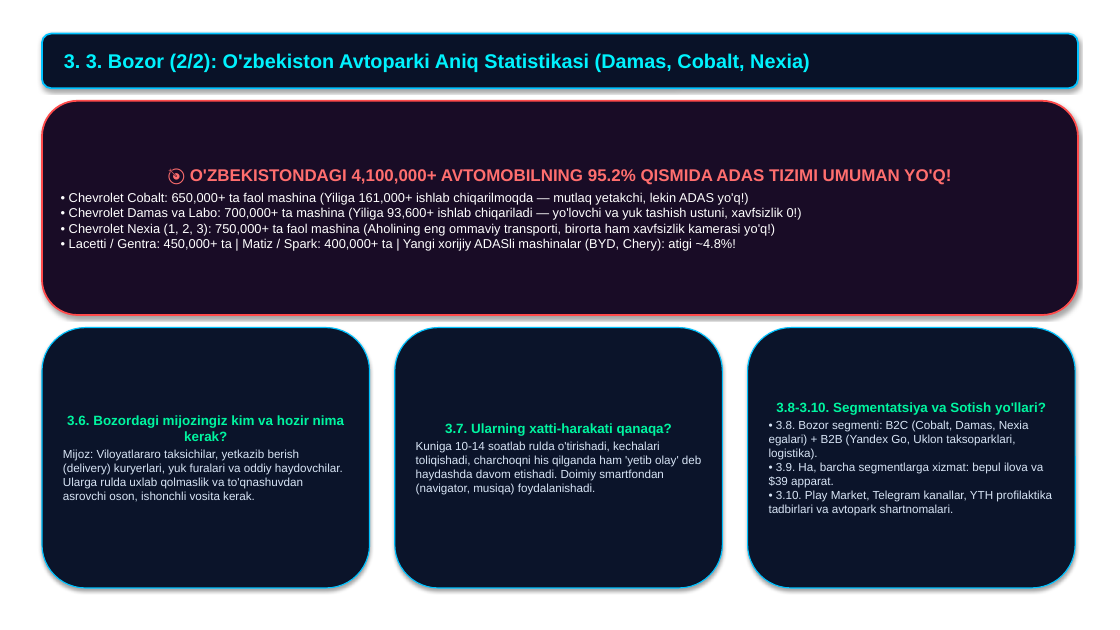
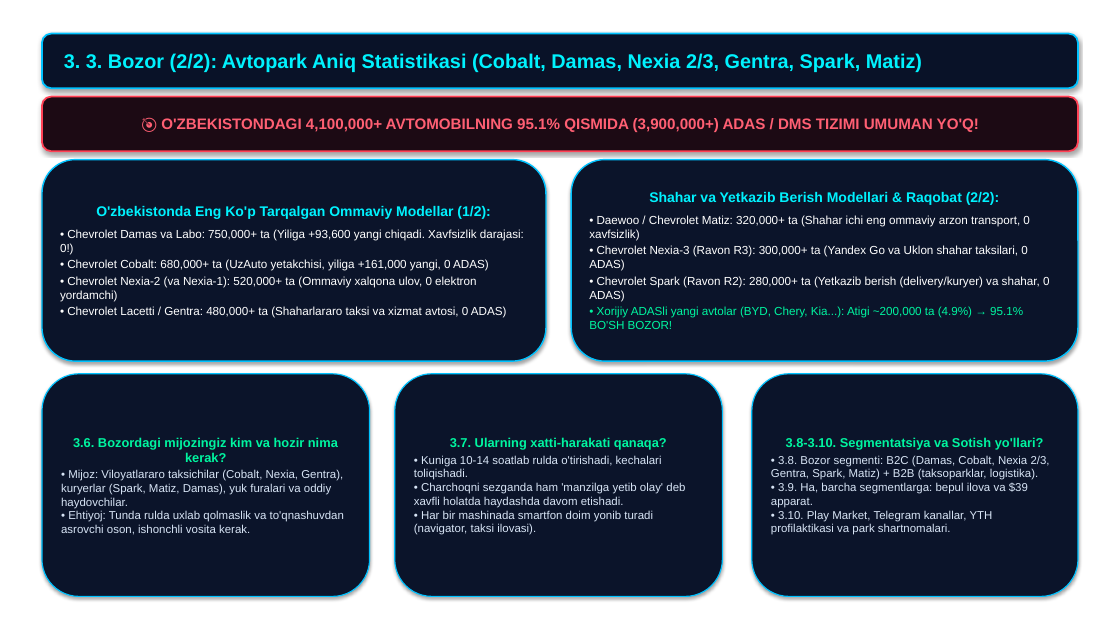
Before and after one commit to abdukamolismoilov5-dotcom/hamroh-ai, a slide deck: slide 6 of docs/presentations/1_HamrohAI_Canva_Shablon_Taqdimot_7000$.pptx. Drawn at 1120x630 pixels with LibreOffice and Linux fonts; fonts in the diff are those of the drawing; background and template pictures are left out. Boxes give left, top, right and bottom in pixels: in the first picture for what was removed or moved away, otherwise in the second. Text is boxed around its words. In the diff, an @@ line names an element or a change of style, - is before the commit and + after.

Commit message:
docs: separate vehicle models (Spark, Matiz, Nexia 2/3, Cobalt, Damas) in slides and 3-min pitch speech

```diff
--- a/docs/presentations/1_HamrohAI_Canva_Shablon_Taqdimot_7000$.pptx
+++ b/docs/presentations/1_HamrohAI_Canva_Shablon_Taqdimot_7000$.pptx
@@ text in rounded rectangle at (64, 53, 922, 72): text changed @@
-3. 3. Bozor (2/2): O'zbekiston Avtoparki Aniq Statistikasi (Damas, Cobalt, Nexia)
+3. 3. Bozor (2/2): Avtopark Aniq Statistikasi (Cobalt, Damas, Nexia 2/3, Gentra, Spark, Matiz)
@@ rounded rectangle "🎯 O'ZBEKISTONDAGI 4,100,000+ AVTOMOBILNING 95.1% ...": place and size @@
-rounded rectangle "🎯 O'ZBEKISTONDAGI 4,100,000+ AVTOMOBILNING 95.1% ..." at (42, 101, 1078, 315)
+rounded rectangle "🎯 O'ZBEKISTONDAGI 4,100,000+ AVTOMOBILNING 95.1% ..." at (42, 97, 1078, 151)
@@ rounded rectangle "🎯 O'ZBEKISTONDAGI 4,100,000+ AVTOMOBILNING 95.1% ..." at (42, 97, 1078, 151): fill #190C26 to #1C0A14; outline #FF4B4B 1.5 pt to #FF4155 1.5 pt @@
@@ text in rounded rectangle at (161, 118, 979, 132): text changed; size 11 to 13 pt; text colour #FFFFFF to #FF5F73; bold on @@
-🎯 O'ZBEKISTONDAGI 4,100,000+ AVTOMOBILNING 95.2% QISMIDA ADAS TIZIMI UMUMAN YO'Q!
-• Chevrolet Cobalt: 650,000+ ta faol mashina (Yiliga 161,000+ ishlab chiqarilmoqda — mutlaq yetakchi, lekin ADAS yo'q!)
-• Chevrolet Damas va Labo: 700,000+ ta mashina (Yiliga 93,600+ ishlab chiqariladi — yo'lovchi va yuk tashish ustuni, xavfsizlik 0!)
-• Chevrolet Nexia (1, 2, 3): 750,000+ ta faol mashina (Aholining eng ommaviy transporti, birorta ham xavfsizlik kamerasi yo'q!)
-• Lacetti / Gentra: 450,000+ ta | Matiz / Spark: 400,000+ ta | Yangi xorijiy ADASli mashinalar (BYD, Chery): atigi ~4.8%!
+🎯 O'ZBEKISTONDAGI 4,100,000+ AVTOMOBILNING 95.1% QISMIDA (3,900,000+) ADAS / DMS TIZIMI UMUMAN YO'Q!
@@ rounded rectangle added at (42, 160, 546, 361), fill #0B142A, outline #00C2FF 1.2 pt, 10 pt, text #FFFFFF @@
+O'zbekistonda Eng Ko'p Tarqalgan Ommaviy Modellar (1/2):
+• Chevrolet Damas va Labo: 750,000+ ta (Yiliga +93,600 yangi chiqadi. Xavfsizlik darajasi: 0!)
+• Chevrolet Cobalt: 680,000+ ta (UzAuto yetakchisi, yiliga +161,000 yangi, 0 ADAS)
+• Chevrolet Nexia-2 (va Nexia-1): 520,000+ ta (Ommaviy xalqona ulov, 0 elektron yordamchi)
+• Chevrolet Lacetti / Gentra: 480,000+ ta (Shaharlararo taksi va xizmat avtosi, 0 ADAS)
@@ rounded rectangle added at (571, 160, 1078, 361), fill #0B142A, outline #00C2FF 1.2 pt, 10 pt, text #FFFFFF @@
+Shahar va Yetkazib Berish Modellari & Raqobat (2/2):
+• Daewoo / Chevrolet Matiz: 320,000+ ta (Shahar ichi eng ommaviy arzon transport, 0 xavfsizlik)
+• Chevrolet Nexia-3 (Ravon R3): 300,000+ ta (Yandex Go va Uklon shahar taksilari, 0 ADAS)
+• Chevrolet Spark (Ravon R2): 280,000+ ta (Yetkazib berish (delivery/kuryer) va shahar, 0 ADAS)
+• Xorijiy ADASli yangi avtolar (BYD, Chery, Kia...): Atigi ~200,000 ta (4.9%) → 95.1% BO'SH BOZOR!
@@ rounded rectangle "3.6. Bozordagi mijozingiz kim va ...": place and size @@
-rounded rectangle "3.6. Bozordagi mijozingiz kim va ..." at (42, 328, 370, 588)
+rounded rectangle "3.6. Bozordagi mijozingiz kim va ..." at (42, 374, 370, 597)
@@ rounded rectangle "3.7. Ularning xatti-harakati qanaqa?": place and size @@
-rounded rectangle "3.7. Ularning xatti-harakati qanaqa?" at (395, 328, 723, 588)
+rounded rectangle "3.7. Ularning xatti-harakati qanaqa?" at (395, 374, 723, 597)
@@ rounded rectangle "3.8-3.10. Segmentatsiya va Sotish yo'llari?": place and size @@
-rounded rectangle "3.8-3.10. Segmentatsiya va Sotish yo'llari?" at (748, 328, 1075, 588)
+rounded rectangle "3.8-3.10. Segmentatsiya va Sotish yo'llari?" at (752, 374, 1078, 597)
@@ text in rounded rectangle at (73, 437, 338, 462): size 11.5 to 11 pt in "3.6. Bozordagi mijozingiz kim va hozir nima ..." @@
@@ text in rounded rectangle at (450, 437, 667, 450): size 11.5 to 11 pt in "3.7. Ularning xatti-harakati qanaqa?" @@
@@ text in rounded rectangle at (786, 437, 1044, 450): size 11.5 to 11 pt in "3.8-3.10. Segmentatsiya va Sotish yo'llari?" @@
@@ text in rounded rectangle at (61, 469, 344, 535): text changed; size 10 to 9.8 pt @@
-Mijoz: Viloyatlararo taksichilar, yetkazib berish (delivery) kuryerlari, yuk furalari va oddiy haydovchilar. Ularga rulda uxlab qolmaslik va to'qnashuvdan asrovchi oson, ishonchli vosita kerak.
+• Mijoz: Viloyatlararo taksichilar (Cobalt, Nexia, Gentra), kuryerlar (Spark, Matiz, Damas), yuk furalari va oddiy haydovchilar.
+• Ehtiyoj: Tunda rulda uxlab qolmaslik va to'qnashuvdan asrovchi oson, ishonchli vosita kerak.
@@ text in rounded rectangle at (414, 455, 685, 535): text changed; size 10 to 9.8 pt @@
-Kuniga 10-14 soatlab rulda o'tirishadi, kechalari toliqishadi, charchoqni his qilganda ham 'yetib olay' deb haydashda davom etishadi. Doimiy smartfondan (navigator, musiqa) foydalanishadi.
+• Kuniga 10-14 soatlab rulda o'tirishadi, kechalari toliqishadi.
+• Charchoqni sezganda ham 'manzilga yetib olay' deb xavfli holatda haydashda davom etishadi.
+• Har bir mashinada smartfon doim yonib turadi (navigator, taksi ilovasi).
@@ text in rounded rectangle at (771, 455, 1050, 535): text changed; size 10 to 9.8 pt @@
-• 3.8. Bozor segmenti: B2C (Cobalt, Damas, Nexia egalari) + B2B (Yandex Go, Uklon taksoparklari, logistika).
-• 3.9. Ha, barcha segmentlarga xizmat: bepul ilova va $39 apparat.
-• 3.10. Play Market, Telegram kanallar, YTH profilaktika tadbirlari va avtopark shartnomalari.
+• 3.8. Bozor segmenti: B2C (Damas, Cobalt, Nexia 2/3, Gentra, Spark, Matiz) + B2B (taksoparklar, logistika).
+• 3.9. Ha, barcha segmentlarga: bepul ilova va $39 apparat.
+• 3.10. Play Market, Telegram kanallar, YTH profilaktikasi va park shartnomalari.
```
Also in this commit, not shown: 4 other slides changed, 2 other files.
